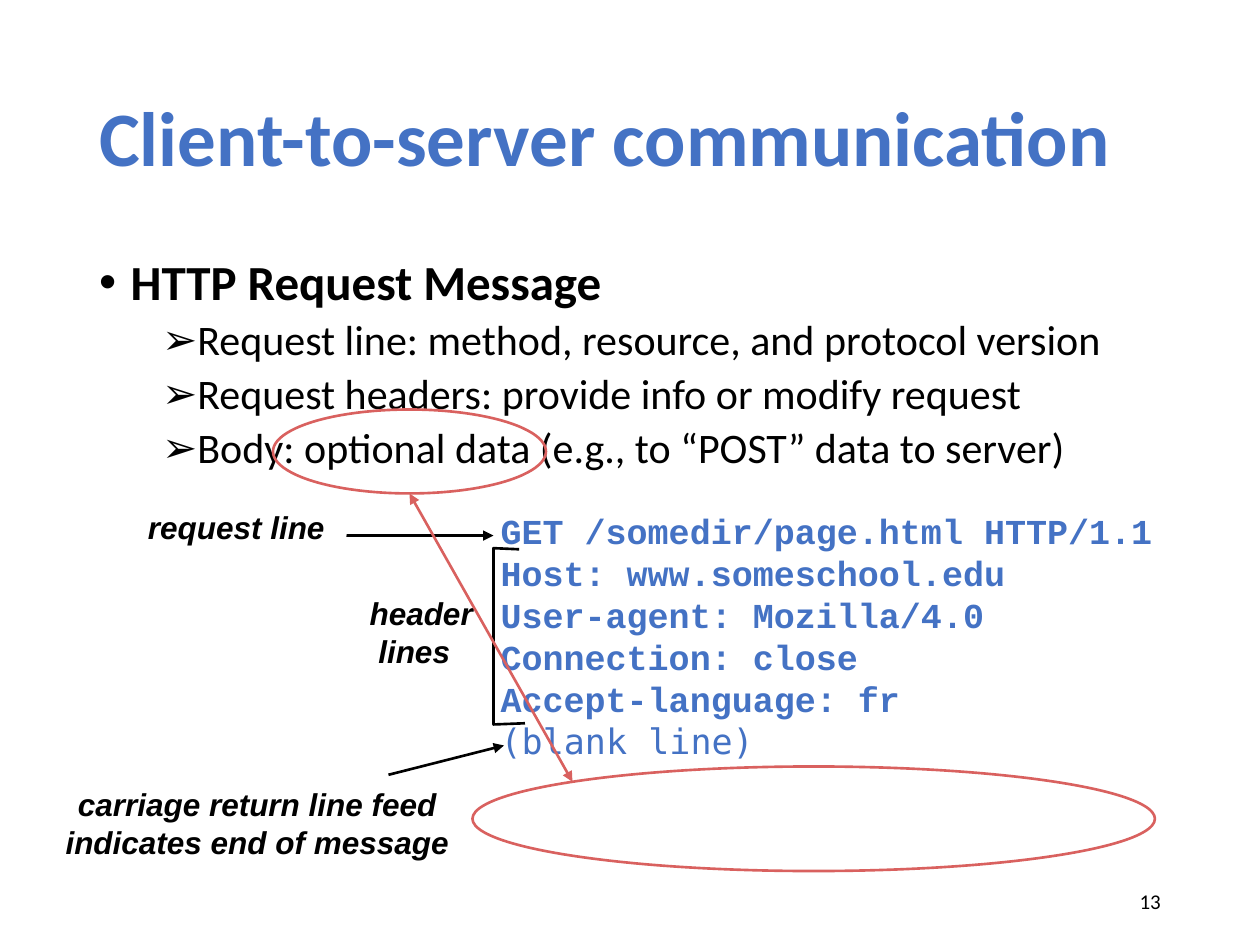
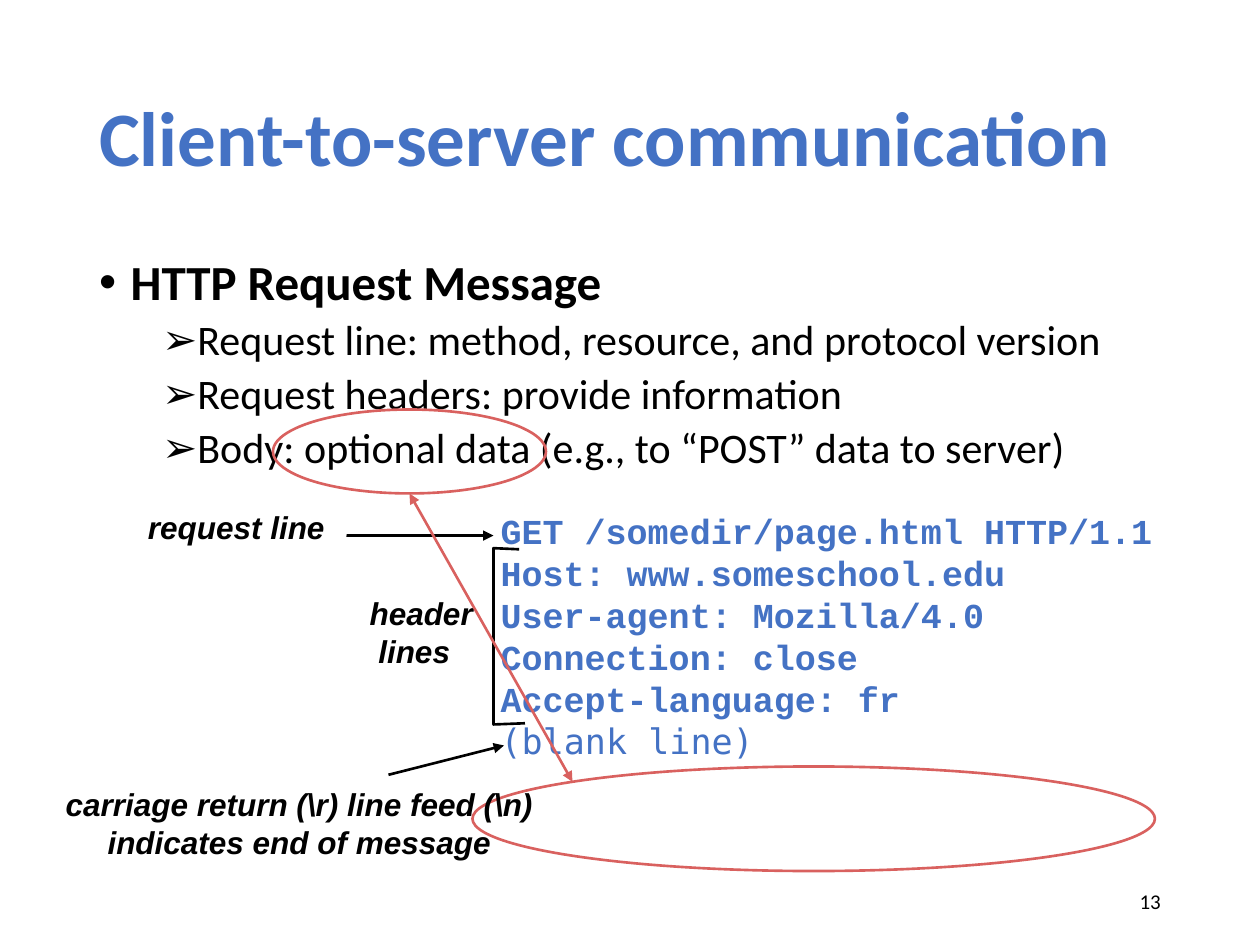
Before and after one commit to xinjin/course-net, a slide deck: slide 13 of slides/lec04_web.pptx. Drawn at 1260x945 pixels with LibreOffice and Linux fonts; fonts in the diff are those of the drawing. Boxes give left, top, right and bottom in pixels: in the first picture for what was removed or moved away, otherwise in the second. Text is boxed around its words. In the diff, an @@ line names an element or a change of style, - is before the commit and + after.

```diff
--- a/slides/lec04_web.pptx
+++ b/slides/lec04_web.pptx
@@ text at (197, 379, 842, 420): text changed @@
-  ➢ Request headers: provide info or modify request
+  ➢ Request headers: provide information
@@ text at (66, 791, 533, 822): text changed @@
-carriage return line feed
+carriage return (\r) line feed (\n)
```
Also in this commit, not shown: 5 other slides changed, 1 slide added, 4 other files.
